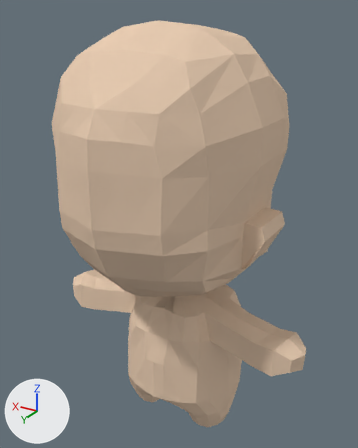
A saved change to the Blender file Character Models/BasicCharacterRigged.blend.
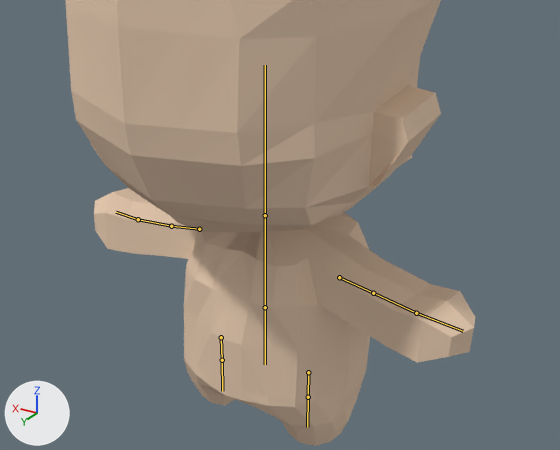
There are two pictures of each version: one whole from a camera (50 mm lens) standing at (-4.01, 7.0, 5.77) and looking at (0.03, 0.26, 2.4), one close up on the part from 4% to 100% of the width and 35% to 96% of the height. The axes (+X, +Y, +Z) are drawn at lower left. The lights are the same throughout. The bones that bend it are drawn over the model as lines in the close-ups.

The first close-up shows 'Character'.
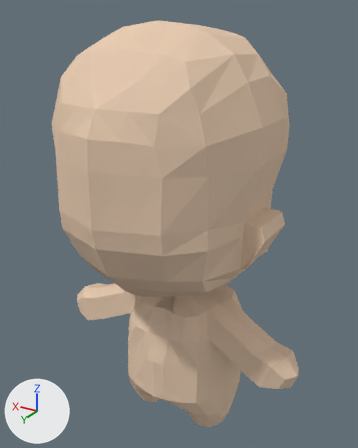
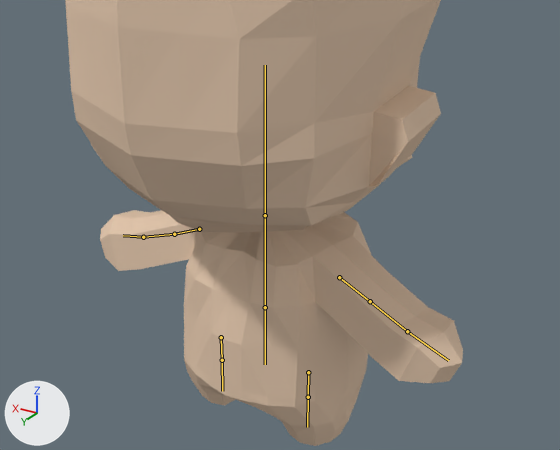
The newer file adds an action. The first version stands in its rest pose; the second is drawn at frame 0 of the action 'idle'.

Pixel boxes (x1, y1, x2, y2) of what changed, in the close-ups (560 x 450 px):
```json
{"object": "Character", "change": "posed", "before": [65, 0, 475, 446], "after": [65, 0, 463, 446]}
{"bone": "rshoulder", "before": "(199, 229) to (171, 226)", "after": "(199, 229) to (174, 234)"}
{"bone": "l.shoulder", "before": "(339, 277) to (373, 293)", "after": "(339, 277) to (370, 301)"}
```

Scene script edits in JSON lines:
```json
{"block": "bone_rshoulder", "where": "bone_rshoulder = bpy.data.objects['Armature'].pose.bones['rshoulder']  # child of 'torso'"}
{"op": "set", "path": "bone_rshoulder.rotation_quaternion", "old": "(1.0, 0.0, 0.0, 0.0)", "new": "(1.022, -0.132, 0.0, 0.0)", "note": "degrees (0, 0, 0) -> degrees (-15, 0, 0)"}
{"block": "bone_l_shoulder", "where": "bone_l_shoulder = bpy.data.objects['Armature'].pose.bones['l.shoulder']  # child of 'torso'"}
{"op": "set", "path": "bone_l_shoulder.rotation_quaternion", "old": "(1.0, 0.0, 0.0, 0.0)", "new": "(1.018, -0.161, 0.0, 0.0)", "note": "degrees (0, 0, 0) -> degrees (-18, 0, 0)"}
```
